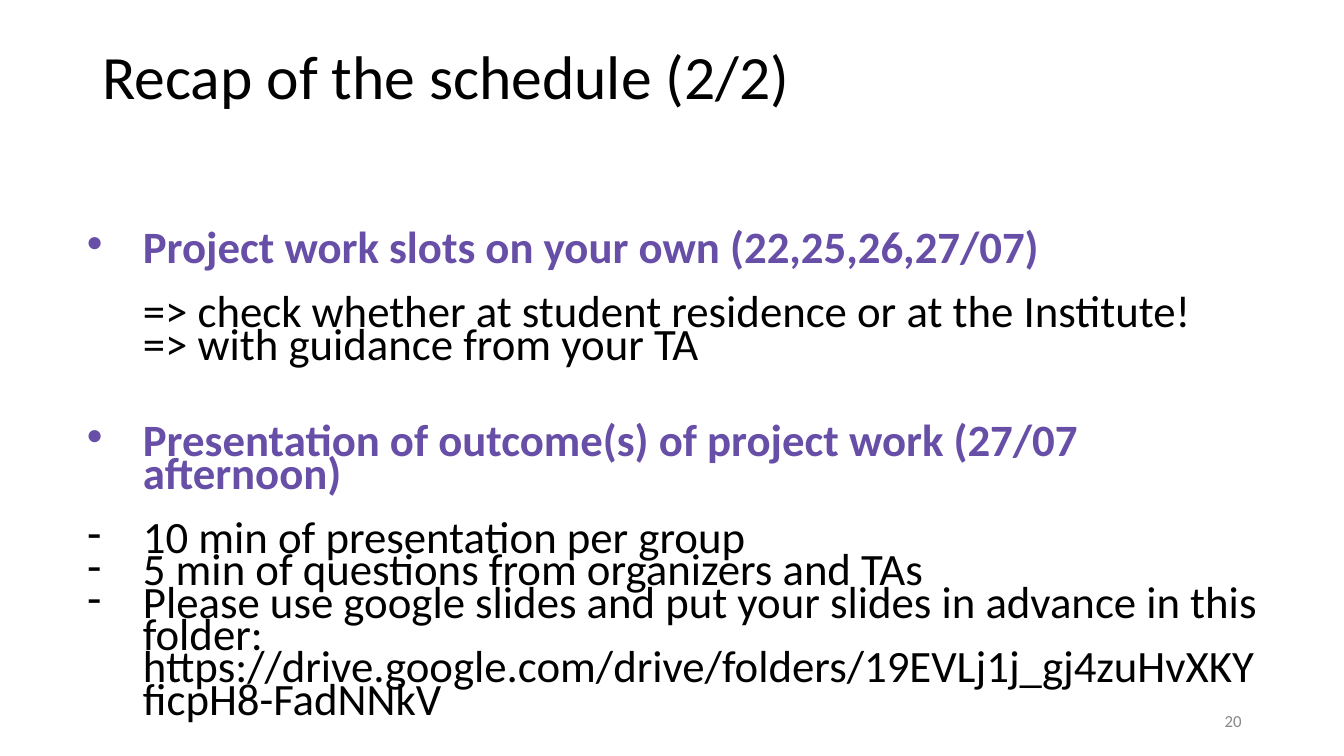
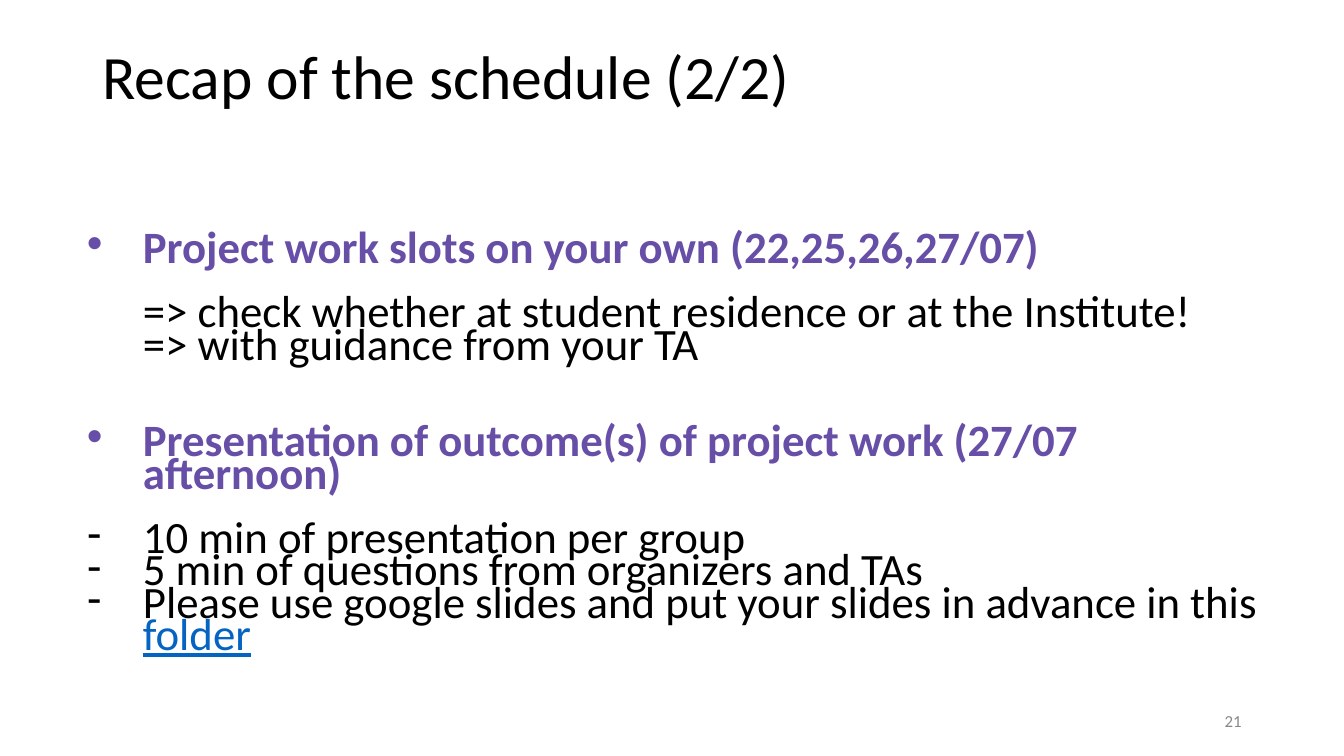
Before and after one commit to bambschool/BAMB2023, a slide deck: slide 21 of slides_lectures/BAMB! 2023 Project work kick-off.pptx (slide 20 before the commit). Drawn at 1344x756 pixels with LibreOffice and Linux fonts; fonts in the diff are those of the drawing. Boxes give left, top, right and bottom in pixels: in the first picture for what was removed or moved away, otherwise in the second. Text is boxed around its words. In the diff, an @@ line names an element or a change of style, - is before the commit and + after.

```diff
--- a/slides_lectures/BAMB! 2023 Project work kick-off.pptx
+++ b/slides_lectures/BAMB! 2023 Project work kick-off.pptx
@@ text at box(143, 581, 1256, 657): text changed @@
-– Please use google slides and put your slides in advance in this folder: https://drive.google.com/drive/folders/19EVLj1j_gj4zuHvXKYficpH8-FadNNkV
+– Please use google slides and put your slides in advance in this folder
@@ page number at box(1225, 716, 1242, 727): text changed @@
-20
+21
```
Also in this commit, not shown: 9 other slides changed, 1 slide added.
